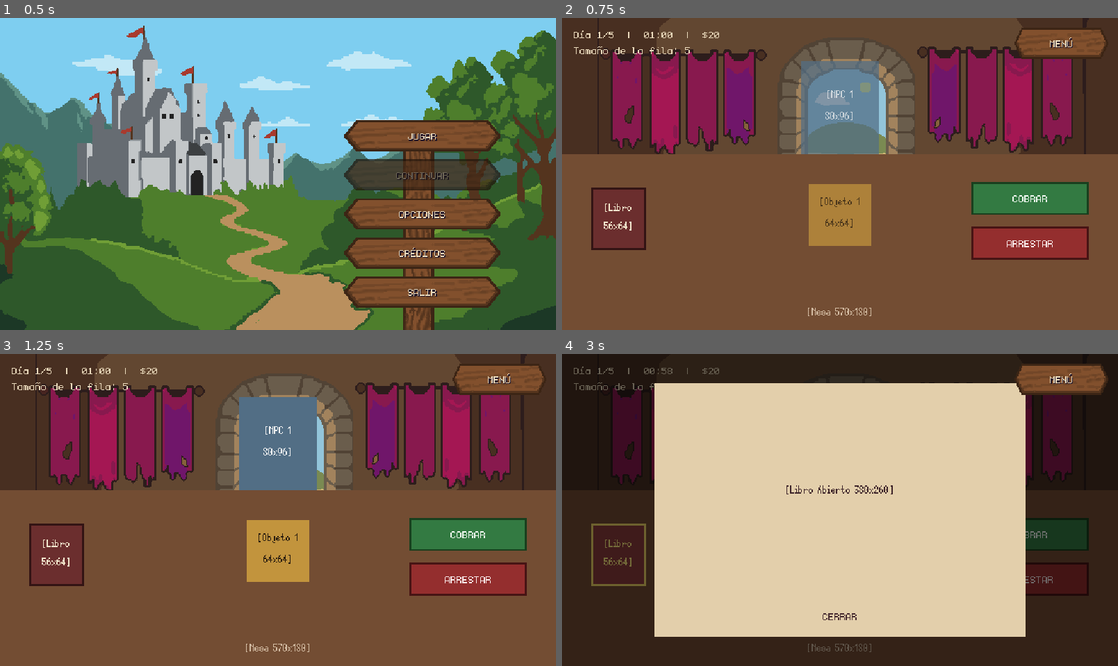
Above: before the commit, frames 1-4 (two rows, left to right).
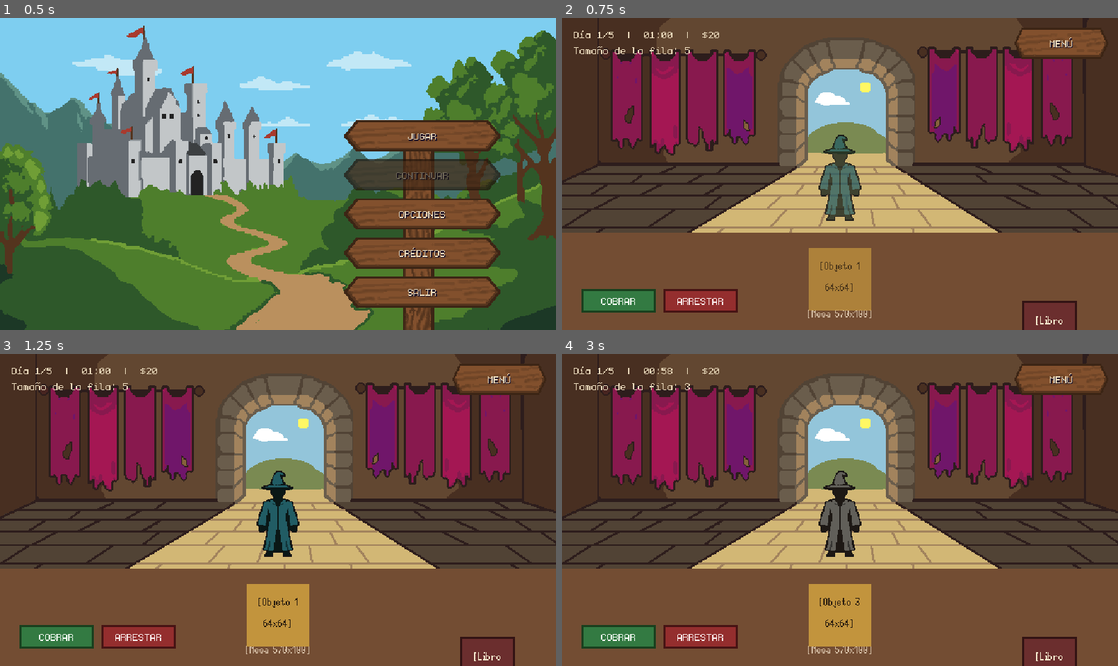
Above: after the commit, the same moments.

Repository: StephenQuispeLipa/Notaria-Aventureros
Game: Godot game, scene res://Scenes/Menus/OptionsMenu.tscn
The game is run twice, just before and just after one commit, with the same random seed, the same clock (stepped at 60 frames per second) and the same inputs.
Inputs (mouse positions are in pixels of both pictures, inside the frame that each line leads up to):
- Up to frame 1 (0.5 s): no input
- Up to frame 2 (0.75 s): click "JUGAR" at 0.5 s
- Up to frame 3 (1.25 s): no input
- Up to frame 4 (3 s): click "COBRAR" at 1.25 s; click "ARRESTAR" at 2 s; click (617, 553) at 2.75 s, where only the run before the commit has a clickable "[Libro 56x64]"

Frame 1 is identical in both runs. In frame 2, 36% of the frame differs, in the area x 0-100%, y 13-100%; in frame 3, 36%; in frame 4, 95%, in the area x 0-100%, y 0-100%.

Commit message:
prueba del npc

Diff:
--- a/Scenes/Desk/Desk_View.tscn
+++ b/Scenes/Desk/Desk_View.tscn
@@ -6,6 +6,8 @@
 [ext_resource type="FontFile" uid="uid://dgwip3ywtyl8t" path="res://Assets/Art/Fonts/monogram-extended.ttf" id="3_mono"]
 [ext_resource type="FontFile" uid="uid://b2c5twfkqaw51" path="res://Assets/Art/Fonts/Silver.ttf" id="4_silver"]
 [ext_resource type="Shader" uid="uid://c16jou1juxyai" path="res://Shaders/honor_vignette.gdshader" id="5_vignette_shader"]
+[ext_resource type="Texture2D" path="res://Assets/Art/Characters/Mago_Plantilla-Interior.png" id="6_mago_interior"]
+[ext_resource type="Texture2D" path="res://Assets/Art/Characters/Mago_Plantilla-Borde.png" id="7_mago_borde"]
 
 [sub_resource type="StyleBoxFlat" id="StyleBoxFlat_book"]
 bg_color = Color(0.42, 0.18, 0.18, 1)
@@ -89,34 +91,41 @@
 text = "Día 1/5  |  01:00  |  $20
 Tamaño de la fila: 4"
 
-[node name="NPCRect" type="ColorRect" parent="." unique_id=1071050630]
-unique_name_in_owner = true
-layout_mode = 0
-offset_left = 245.0
-offset_top = 44.0
-offset_right = 325.0
-offset_bottom = 140.0
-color = Color(0.32, 0.43, 0.52, 1)
-
-[node name="NPCLabel" type="Label" parent="NPCRect" unique_id=564840791]
-unique_name_in_owner = true
-layout_mode = 1
-anchors_preset = 15
-anchor_right = 1.0
-anchor_bottom = 1.0
-grow_horizontal = 2
-grow_vertical = 2
-theme_override_colors/font_color = Color(0.95, 0.95, 0.95, 1)
-theme_override_fonts/font = ExtResource("4_silver")
-theme_override_font_sizes/font_size = 16
-text = "[NPC 1
-80x96]"
-horizontal_alignment = 1
-vertical_alignment = 1
+[node name="NPCRect" type="Control" parent="." unique_id=1071050630]
+unique_name_in_owner = true
+layout_mode = 0
+offset_left = 253.0
+offset_top = 114.0
+offset_right = 317.0
+offset_bottom = 220.0
+
+[node name="NPCInterior" type="TextureRect" parent="NPCRect"]
+unique_name_in_owner = true
+texture_filter = 1
+layout_mode = 1
+anchors_preset = 15
+anchor_right = 1.0
+anchor_bottom = 1.0
+grow_horizontal = 2
+grow_vertical = 2
+texture = ExtResource("6_mago_interior")
+stretch_mode = 3
+
+[node name="NPCBorde" type="TextureRect" parent="NPCRect"]
+unique_name_in_owner = true
+texture_filter = 1
+layout_mode = 1
+anchors_preset = 15
+anchor_right = 1.0
+anchor_bottom = 1.0
+grow_horizontal = 2
+grow_vertical = 2
+texture = ExtResource("7_mago_borde")
+stretch_mode = 3
 
 [node name="DeskRect" type="ColorRect" parent="." unique_id=1532849781]
 layout_mode = 0
-offset_top = 140.0
+offset_top = 220.0
 offset_right = 570.0
 offset_bottom = 320.0
 color = Color(0.45, 0.3, 0.2, 1)
@@ -127,24 +136,83 @@
 anchor_top = 1.0
 anchor_right = 1.0
 anchor_bottom = 1.0
-offset_top = -26.0
-offset_bottom = -6.0
+offset_top = -24.0
+offset_bottom = -4.0
 grow_horizontal = 2
 grow_vertical = 0
 theme_override_colors/font_color = Color(0.9, 0.82, 0.72, 0.85)
 theme_override_fonts/font = ExtResource("4_silver")
 theme_override_font_sizes/font_size = 16
-text = "[Mesa 570x180]"
+text = "[Mesa 570x100]"
 horizontal_alignment = 1
 vertical_alignment = 1
 
+[node name="ItemRect" type="ColorRect" parent="." unique_id=1986333800]
+unique_name_in_owner = true
+layout_mode = 0
+offset_left = 253.0
+offset_top = 236.0
+offset_right = 317.0
+offset_bottom = 300.0
+color = Color(0.76, 0.58, 0.24, 1)
+
+[node name="ItemLabel" type="Label" parent="ItemRect" unique_id=378206880]
+unique_name_in_owner = true
+layout_mode = 1
+anchors_preset = 15
+anchor_right = 1.0
+anchor_bottom = 1.0
+grow_horizontal = 2
+grow_vertical = 2
+theme_override_colors/font_color = Color(0.16, 0.11, 0.06, 1)
+theme_override_fonts/font = ExtResource("4_silver")
+theme_override_font_sizes/font_size = 16
+text = "[Objeto 1
+64x64]"
+horizontal_alignment = 1
+vertical_alignment = 1
+
+[node name="ActionButtons" type="HBoxContainer" parent="." unique_id=2131861610]
+layout_mode = 0
+offset_left = 20.0
+offset_top = 278.0
+offset_right = 180.0
+offset_bottom = 302.0
+theme_override_constants/separation = 8
+
+[node name="BtnCobrar" type="Button" parent="ActionButtons" unique_id=1422085267]
+unique_name_in_owner = true
+custom_minimum_size = Vector2(76, 24)
+layout_mode = 2
+focus_mode = 0
+theme_override_colors/font_color = Color(0.95, 0.98, 0.95, 1)
+theme_override_fonts/font = ExtResource("3_mono")
+theme_override_font_sizes/font_size = 16
+theme_override_styles/normal = SubResource("StyleBoxFlat_cobrar")
+theme_override_styles/pressed = SubResource("StyleBoxFlat_cobrar_hover")
+theme_override_styles/hover = SubResource("StyleBoxFlat_cobrar_hover")
+text = "COBRAR"
+
+[node name="BtnArrestar" type="Button" parent="ActionButtons" unique_id=231472565]
+unique_name_in_owner = true
+custom_minimum_size = Vector2(76, 24)
+layout_mode = 2
+focus_mode = 0
+theme_override_colors/font_color = Color(0.98, 0.92, 0.92, 1)
+theme_override_fonts/font = ExtResource("3_mono")
+theme_override_font_sizes/font_size = 16
+theme_override_styles/normal = SubResource("StyleBoxFlat_arrestar")
+theme_override_styles/pressed = SubResource("StyleBoxFlat_arrestar_hover")
+theme_override_styles/hover = SubResource("StyleBoxFlat_arrestar_hover")
+text = "ARRESTAR"
+
 [node name="BtnBook" type="Button" parent="." unique_id=1936746714]
 unique_name_in_owner = true
 layout_mode = 0
-offset_left = 30.0
-offset_top = 174.0
-offset_right = 86.0
-offset_bottom = 238.0
+offset_left = 472.0
+offset_top = 290.0
+offset_right = 528.0
+offset_bottom = 354.0
 focus_mode = 0
 theme_override_colors/font_color = Color(0.95, 0.9, 0.8, 1)
 theme_override_colors/font_hover_color = Color(1, 0.92, 0.5, 1)
@@ -155,65 +223,6 @@
 theme_override_styles/hover = SubResource("StyleBoxFlat_book_hover")
 text = "[Libro
 56x64]"
-
-[node name="ItemRect" type="ColorRect" parent="." unique_id=1986333800]
-unique_name_in_owner = true
-layout_mode = 0
-offset_left = 253.0
-offset_top = 170.0
-offset_right = 317.0
-offset_bottom = 234.0
-color = Color(0.76, 0.58, 0.24, 1)
-
-[node name="ItemLabel" type="Label" parent="ItemRect" unique_id=378206880]
-unique_name_in_owner = true
-layout_mode = 1
-anchors_preset = 15
-anchor_right = 1.0
-anchor_bottom = 1.0
-grow_horizontal = 2
-grow_vertical = 2
-theme_override_colors/font_color = Color(0.16, 0.11, 0.06, 1)
-theme_override_fonts/font = ExtResource("4_silver")
-theme_override_font_sizes/font_size = 16
-text = "[Objeto 1
-64x64]"
-horizontal_alignment = 1
-vertical_alignment = 1
-
-[node name="ActionButtons" type="VBoxContainer" parent="." unique_id=2131861610]
-layout_mode = 0
-offset_left = 420.0
-offset_top = 168.0
-offset_right = 540.0
-offset_bottom = 252.0
-theme_override_constants/separation = 12
-
-[node name="BtnCobrar" type="Button" parent="ActionButtons" unique_id=1422085267]
-unique_name_in_owner = true
-custom_minimum_size = Vector2(120, 34)
-layout_mode = 2
-focus_mode = 0
-theme_override_colors/font_color = Color(0.95, 0.98, 0.95, 1)
-theme_override_fonts/font = ExtResource("3_mono")
-theme_override_font_sizes/font_size = 16
-theme_override_styles/normal = SubResource("StyleBoxFlat_cobrar")
-theme_override_styles/pressed = SubResource("StyleBoxFlat_cobrar_hover")
-theme_override_styles/hover = SubResource("StyleBoxFlat_cobrar_hover")
-text = "COBRAR"
-
-[node name="BtnArrestar" type="Button" parent="ActionButtons" unique_id=231472565]
-unique_name_in_owner = true
-custom_minimum_size = Vector2(120, 34)
-layout_mode = 2
-focus_mode = 0
-theme_override_colors/font_color = Color(0.98, 0.92, 0.92, 1)
-theme_override_fonts/font = ExtResource("3_mono")
-theme_override_font_sizes/font_size = 16
-theme_override_styles/normal = SubResource("StyleBoxFlat_arrestar")
-theme_override_styles/pressed = SubResource("StyleBoxFlat_arrestar_hover")
-theme_override_styles/hover = SubResource("StyleBoxFlat_arrestar_hover")
-text = "ARRESTAR"
 
 [node name="VignetteLayer" type="CanvasLayer" parent="." unique_id=598545738]
 layer = 5
--- a/Scripts/Desk/desk_view.gd
+++ b/Scripts/Desk/desk_view.gd
@@ -12,8 +12,21 @@
 const VIGNETTE_WHITE := Color(1.0, 1.0, 1.0, 0.9)
 const VIGNETTE_RED := Color(0.95, 0.12, 0.12, 0.95)
 
-const NPC_CENTER_X: float = 245.0
+const NPC_CENTER_X: float = 253.0
 const NPC_EXIT_OFFSET: float = 75.0
+const BOOK_PEEK_Y: float = 290.0
+const BOOK_HOVER_Y: float = 264.0
+
+const WIZARD_COLORS: Array[Color] = [
+	Color(0.32, 0.52, 0.88, 1.0), # Azul real
+	Color(0.84, 0.28, 0.28, 1.0), # Rojo carmesí
+	Color(0.28, 0.72, 0.42, 1.0), # Verde esmeralda
+	Color(0.64, 0.34, 0.82, 1.0), # Morado arcano
+	Color(0.88, 0.68, 0.24, 1.0), # Dorado
+	Color(0.26, 0.72, 0.78, 1.0), # Turquesa
+	Color(0.82, 0.44, 0.68, 1.0), # Magenta suave
+	Color(0.76, 0.74, 0.70, 1.0), # Gris claro
+]
 
 const FAMILY_MEMBERS: Array[String] = ["Esposa", "Hijo", "Hija"]
 const ILLNESS_MIN_COST := 8
@@ -35,8 +48,8 @@
 var _save_timer_accum: float = 0.0
 
 @onready var day_progress_label: Label = %DayProgressLabel
-@onready var npc_rect: ColorRect = %NPCRect
-@onready var npc_label: Label = %NPCLabel
+@onready var npc_rect: Control = %NPCRect
+@onready var npc_interior: TextureRect = %NPCInterior
 @onready var item_rect: ColorRect = %ItemRect
 @onready var item_label: Label = %ItemLabel
 
@@ -64,6 +77,8 @@
 	_set_vignette(Color.WHITE, 0.0)
 
 	btn_book.pressed.connect(_open_book)
+	btn_book.mouse_entered.connect(_on_book_mouse_entered)
+	btn_book.mouse_exited.connect(_on_book_mouse_exited)
 	btn_close_book.pressed.connect(_close_book)
 	book_backdrop.gui_input.connect(_on_book_backdrop_gui_input)
 
@@ -110,9 +125,25 @@
 		GameManager.save_game()
 
 func _unhandled_input(event: InputEvent) -> void:
+	if event is InputEventKey and event.pressed and not event.echo and event.keycode == KEY_SPACE:
+		if not day_end_overlay.visible and not is_day_ending:
+			if book_overlay.visible:
+				_close_book()
+			else:
+				_open_book()
+			get_viewport().set_input_as_handled()
+			return
 	if book_overlay.visible and event.is_action_pressed("ui_cancel"):
 		_close_book()
 		get_viewport().set_input_as_handled()
+
+func _on_book_mouse_entered() -> void:
+	var tween := create_tween()
+	tween.tween_property(btn_book, "position:y", BOOK_HOVER_Y, 0.12).set_trans(Tween.TRANS_SINE).set_ease(Tween.EASE_OUT)
+
+func _on_book_mouse_exited() -> void:
+	var tween := create_tween()
+	tween.tween_property(btn_book, "position:y", BOOK_PEEK_Y, 0.12).set_trans(Tween.TRANS_SINE).set_ease(Tween.EASE_OUT)
 
 func _start_current_day() -> void:
 	total_npcs = GameManager.npcs_today_count
@@ -136,7 +167,7 @@
 
 func _update_day_progress_label() -> void:
 	var sec := maxi(ceili(time_remaining), 0)
-	var mins := sec / 60
+	var mins := floori(sec / 60.0)
 	var rem_sec := sec % 60
 	var remaining_npcs := maxi(total_npcs - current_npc_index, 0)
 	day_progress_label.text = "Día %d/%d  |  %02d:%02d  |  $%d\nTamaño de la fila: %d" % [
@@ -154,7 +185,7 @@
 	_update_day_progress_label()
 
 	var display_num := current_npc_index + 1
-	npc_label.text = "[NPC %d\n80x96]" % display_num
+	npc_interior.modulate = WIZARD_COLORS.pick_random()
 	item_label.text = "[Objeto %d\n64x64]" % display_num
 
 	npc_rect.position.x = NPC_CENTER_X
@@ -253,7 +284,7 @@
 func _show_day_summary(timed_out: bool = false) -> void:
 	is_day_ending = true
 	var prev_money := GameManager.money
-	var salary := GameManagerClass.FIXED_DAILY_SALARY / 2 if timed_out else GameManagerClass.FIXED_DAILY_SALARY
+	var salary := floori(GameManagerClass.FIXED_DAILY_SALARY / 2.0) if timed_out else GameManagerClass.FIXED_DAILY_SALARY
 	var arrest_rate := randi_range(4, 7)
 	var arrest_bonus := arrests_today * arrest_rate
 	var food_cost := randi_range(10, 16)
